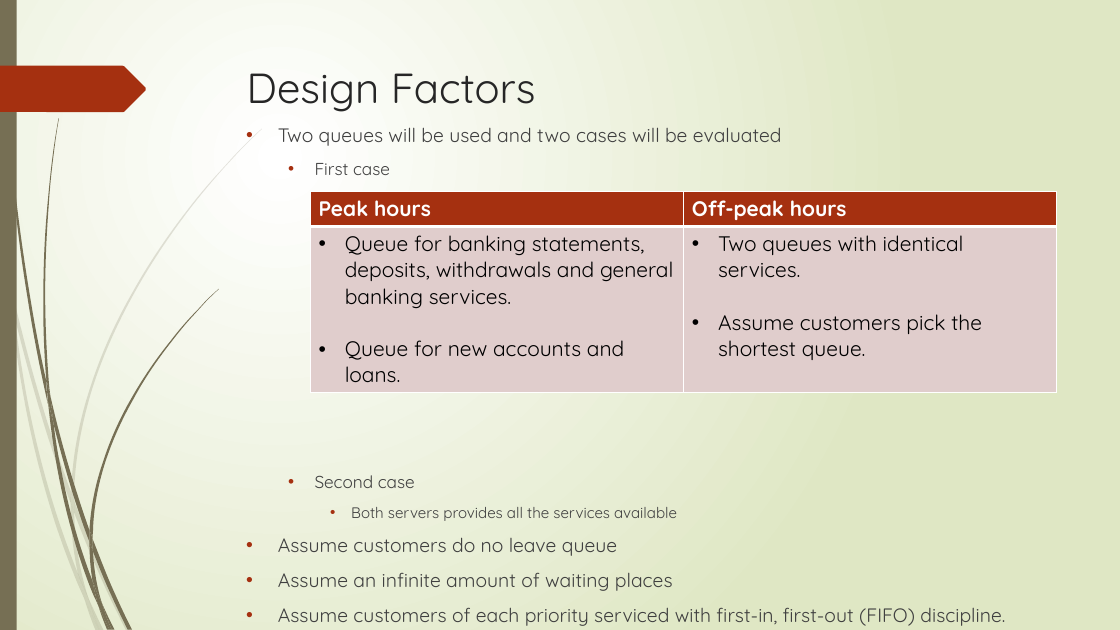
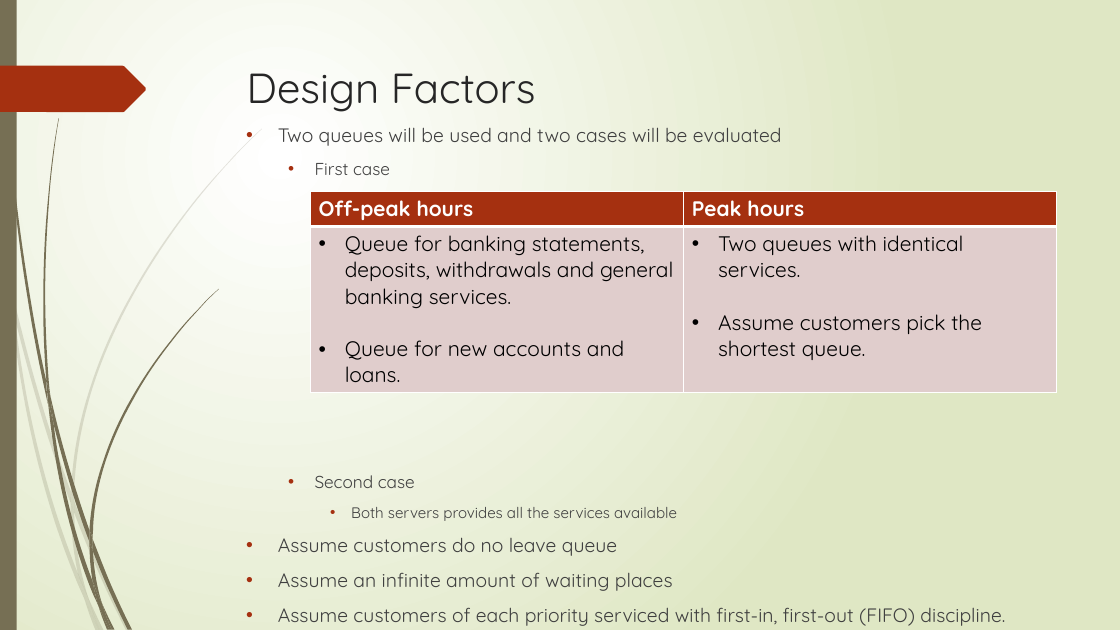
Before and after one commit to jrgouws/Research-Project, a slide deck: slide 7 of Prac2/Part 2/Presentation.pptx. Drawn at 1120x630 pixels with LibreOffice and Linux fonts; fonts in the diff are those of the drawing. Boxes give left, top, right and bottom in pixels: in the first picture for what was removed or moved away, otherwise in the second. Text is boxed around its words. In the diff, an @@ line names an element or a change of style, - is before the commit and + after.

Commit message:
Presentation change

```diff
--- a/Prac2/Part 2/Presentation.pptx
+++ b/Prac2/Part 2/Presentation.pptx
@@ table at [310,192,1056,386] @@
-row 1, column 1: Peak hours
+row 1, column 1: Off-peak hours
-row 1, column 2: Off-peak hours
+row 1, column 2: Peak hours
```
